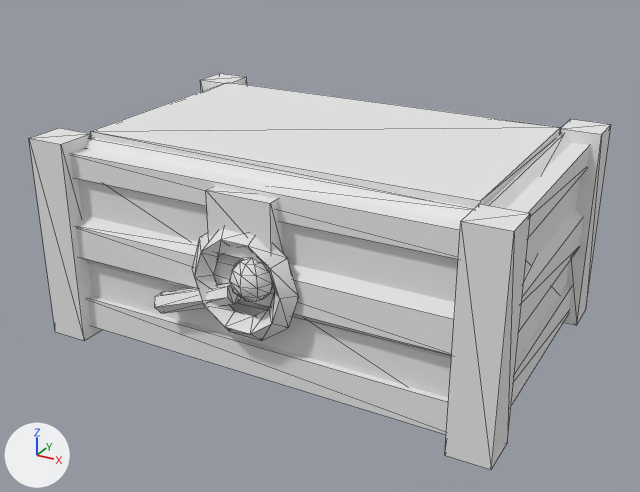
One commit to the glTF model game/assets/baus_coletaveis/bau_ventania_01.glb: the scene before it, then after it.
The view is the same before and after, from a 50 mm lens placed at (0.989, -1.836, 1.12), pointed at (0.021, -0.076, 0.24). Every picture has the same lights, and +X, +Y and +Z are marked at lower left. The picture after the commit comes second. Mesh edges are drawn as thin lines. Objects named as collision shapes, trigger or cutter boxes, shadow casters or lower levels of detail are left out. Vertices at exactly the same position are counted once.

In view in the first picture: 'bau_ventania_01', 'tampa'.
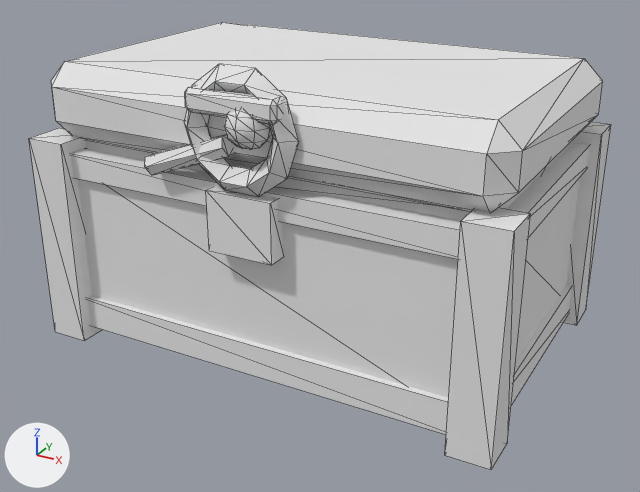
Where the newer file only moved an object's origin or applied its transform, the numbers keep the older frame.

Diff of the bpy script that builds the scene:
```diff
--- a/game/assets/baus_coletaveis/bau_ventania_01.glb.py
+++ b/game/assets/baus_coletaveis/bau_ventania_01.glb.py
@@ me_bau_ventania_01 @@
 # used by ob_bau_ventania_01; location = (0.0, 0.0, 0.25)
-me_bau_ventania_01.from_pydata(...)  # 88 vertices, 140 faces; spans x -0.589..0.589, y -0.395..0.393, z -0.26..0.265
+me_bau_ventania_01.from_pydata(...)  # 120 vertices, 196 faces; spans x -0.589..0.589, y -0.395..0.395, z -0.01..0.535
+# me_bau_ventania_01 part 1: the loose piece of 24 vertices spanning x -0.55..0.55, y -0.35..0.35, z -0.25..0.25 is moved by (0.0, 0.0, 0.25)
+# me_bau_ventania_01 part 2: the loose piece of 8 vertices spanning x -0.565..0.565, y -0.365..0.365, z -0.23..-0.15 is moved by (0.0, 0.0, 0.25)
+# me_bau_ventania_01 part 3: the loose piece of 8 vertices spanning x -0.565..0.565, y -0.365..0.365, z 0.17..0.23 is moved by (0.0, 0.0, 0.25)
+# me_bau_ventania_01 part 4: the loose piece of 8 vertices spanning x -0.08..0.08, y -0.395..-0.345, z 0.08..0.22 is moved by (0.0, 0.0, 0.25)
+# me_bau_ventania_01 part 5: the loose piece of 8 vertices spanning x -0.49..0.49, y -0.29..0.29, z 0.245..0.265 is moved by (0.0, 0.0, 0.25)
+# me_bau_ventania_01 part 6: the loose piece of 8 vertices spanning x -0.589..-0.489, y -0.393..-0.293, z -0.26..0.26 is moved by (0.0, 0.0, 0.25)
+# me_bau_ventania_01 part 7: the loose piece of 8 vertices spanning x -0.589..-0.489, y 0.293..0.393, z -0.26..0.26 is moved by (0.0, 0.0, 0.25)
+# me_bau_ventania_01 part 8: the loose piece of 8 vertices spanning x 0.489..0.589, y -0.393..-0.293, z -0.26..0.26 is moved by (0.0, 0.0, 0.25)
+# me_bau_ventania_01 part 9: the loose piece of 8 vertices spanning x 0.489..0.589, y 0.293..0.393, z -0.26..0.26 is moved by (0.0, 0.0, 0.25)
+# other edits to the shape of me_bau_ventania_01 do not show in these pictures
 me_bau_ventania_01.materials.append(mat_m_paleta_ventania)
@@ me_tampa @@
 # used by ob_tampa; parent = ob_bau_ventania_01; location = (0.0, 0.35, 0.5); rotation_euler = (-0.00922, 0.0, 0.0), in degrees (-0.5, 0, 0)
-me_tampa.from_pydata(...)  # 126 vertices, 236 faces; spans x -0.57..0.57, y -0.79..0.02, z -0.623..-0.357
+me_tampa.from_pydata(...)  # 150 vertices, 280 faces; spans x -0.57..0.57, y -0.79..0.02, z -0.033..0.233
+# me_tampa part 10: the loose piece of 24 vertices spanning x -0.57..0.57, y -0.72..0.02, z -0.59..-0.41 is moved by (0.0, 0.0, 0.59)
+# me_tampa part 11: the loose piece of 8 vertices spanning x -0.51..0.51, y -0.66..-0.04, z -0.602..-0.582 is moved by (0.0, 0.0, 0.594)
+# me_tampa part 12: the loose piece of 40 vertices spanning x -0.14..0.14, y -0.76..-0.7, z -0.623..-0.357 is moved by (0.0, 0.0, 0.59)
+# me_tampa part 13: the loose piece of 42 vertices spanning x -0.02..0.08, y -0.79..-0.69, z -0.52..-0.42 is moved by (0.0, 0.0, 0.59)
+# me_tampa part 14: the loose piece of 12 vertices spanning x -0.241..-0.019, y -0.755..-0.705, z -0.618..-0.502 is moved by (0.0, 0.0, 0.59)
+# me_tampa part 15: a new loose piece of 24 vertices spanning x -0.11..0.11, y -0.77..-0.72, z 0.135..0.185, in mat_m_paleta_ventania (white #e7e7e7)
 me_tampa.materials.append(mat_m_paleta_ventania)
@@ ob_bau_ventania_01 @@
 ob_bau_ventania_01 = bpy.data.objects.new('bau_ventania_01', me_bau_ventania_01)
-ob_bau_ventania_01.location = (0.0, 0.0, 0.25)
+ob_bau_ventania_01.location = (0.0, 0.0, 0.0)
```

Where the change shows, as pixel boxes (x1, y1, x2, y2) in the pictures (640 x 492 px; the box of a moved part takes in the faces that stretch with it):
'bau_ventania_01', reshaped, moved
    before: (29, 73, 611, 470)
    after: (29, 122, 611, 470)
'tampa', reshaped, moved
    before: (76, 210, 583, 359)
    after: (51, 22, 603, 212)
part 1 of me_bau_ventania_01, moved or reshaped
    before: (78, 133, 580, 398)
    after: (78, 141, 580, 398)
part 2 of me_bau_ventania_01, moved or reshaped
    both: (88, 285, 572, 434)
part 3 of me_bau_ventania_01, moved or reshaped
    before: (71, 133, 590, 259)
    after: (71, 142, 590, 259)
part 4 of me_bau_ventania_01, moved or reshaped
    before: (206, 186, 282, 263)
    after: (206, 186, 283, 265)
part 5 of me_bau_ventania_01, moved or reshaped (not visible afterwards)
    before: (91, 82, 561, 207)
part 6 of me_bau_ventania_01, moved or reshaped
    both: (29, 128, 103, 341)
part 7 of me_bau_ventania_01, moved or reshaped (not visible afterwards)
    before: (200, 73, 247, 91)
part 8 of me_bau_ventania_01, moved or reshaped
    before: (445, 204, 531, 470)
    after: (445, 207, 531, 470)
part 9 of me_bau_ventania_01, moved or reshaped
    before: (560, 119, 611, 325)
    after: (564, 122, 611, 325)
part 10 of me_tampa, moved or reshaped
    before: (76, 211, 583, 359)
    after: (51, 22, 603, 212)
part 11 of me_tampa, moved or reshaped (not visible before)
    after: (86, 139, 472, 212)
part 12 of me_tampa, moved or reshaped
    before: (192, 229, 299, 341)
    after: (184, 64, 299, 197)
part 13 of me_tampa, moved or reshaped
    before: (230, 258, 273, 302)
    after: (224, 110, 271, 149)
part 14 of me_tampa, moved or reshaped
    before: (155, 283, 240, 313)
    after: (145, 134, 235, 175)
part 15 of me_tampa, added
    after: (185, 85, 284, 125)
